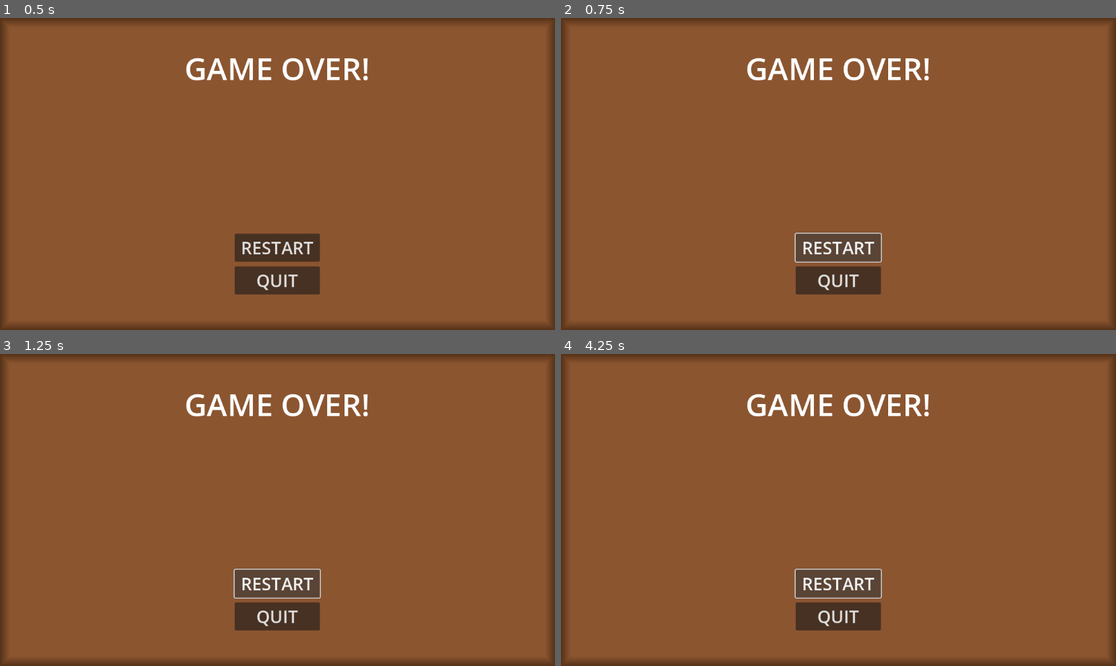
Above: before the commit, frames 1-4 (two rows, left to right).
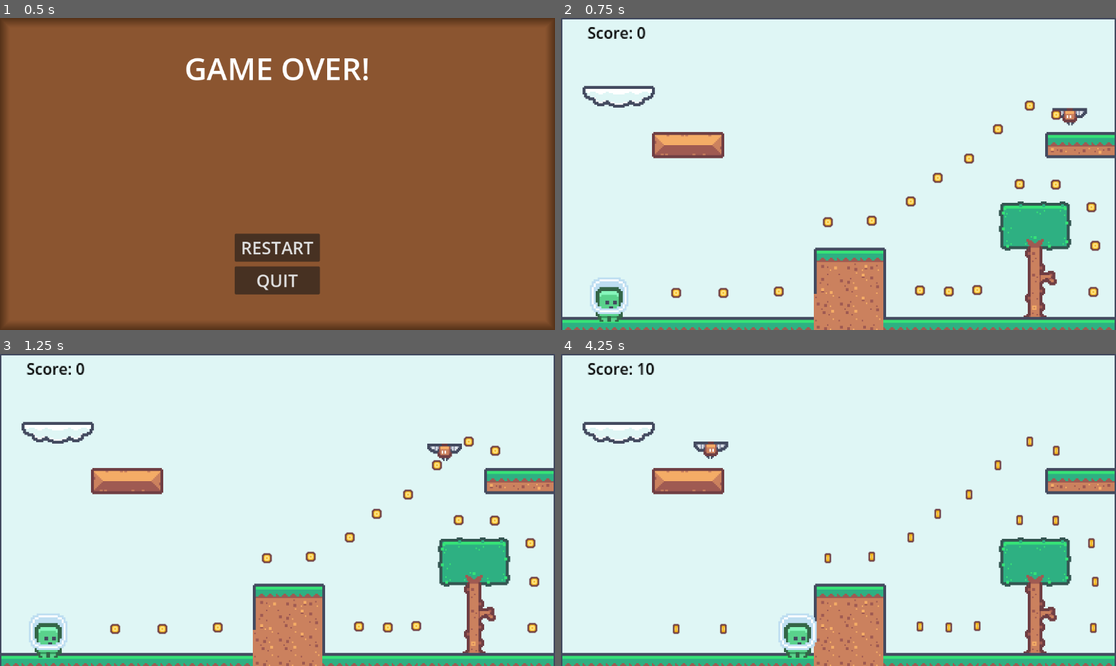
Above: after the commit, the same moments.

Repository: emre-buruk007/Godot-platformer
Game: Godot game, scene res://scenes/game_over_screen.tscn
Two runs of this game, one before a commit and one after it. Both use one fixed random seed, a clock stepped at 60 frames per second and the inputs below. This scene is started directly instead of the project's main scene. Sound files missing from this copy of the repository are replaced by a short silence.
Inputs (mouse positions are in pixels of both pictures, inside the frame that each line leads up to):
- Up to frame 1 (0.5 s): no input
- Up to frame 2 (0.75 s): click "RESTART" at 0.5 s
- Up to frame 3 (1.25 s): no input
- Up to frame 4 (4.25 s): click (838, 584) at 1.25 s, where only the run before the commit has a clickable "RESTART"; click (838, 584) at 2 s, where only the run before the commit has a clickable "RESTART"; hold Right (right) from 2.78 s (still down); tap Space (jump) at 3.02, 3.77 s

Frame 1 is identical in both runs. In frame 2, 100% of the frame differs, in the area x 0-100%, y 0-100%; in frame 3, 100%; in frame 4, 100%.
Error before the commit: Parse Error: Identifier "BackgroundMusic" not declared in the current scope. (res://scenes/scripts/game_over_screen.gd:8)

Commit message:
Fixed sound issues

Diff:
--- a/scenes/Levels/Level1.tscn
+++ b/scenes/Levels/Level1.tscn
@@ -9,7 +9,7 @@
 [ext_resource type="AudioStream" uid="uid://cnnynkdb3mtgq" path="res://assets/music/SFX/player_dying.ogg" id="6_n6hqm"]
 [ext_resource type="PackedScene" uid="uid://bqt6ibamrni6j" path="res://scenes/collectible.tscn" id="7_v2xep"]
 [ext_resource type="Script" path="res://scenes/scripts/ScoreLabel.gd" id="8_42yvb"]
-[ext_resource type="AudioStream" uid="uid://dx3smvcvue5xd" path="res://assets/music/BGM/Hypnotic-Puzzle4.mp3" id="9_j2lxa"]
+[ext_resource type="AudioStream" uid="uid://binpiau8gvblb" path="res://assets/music/BGM/Analog-Nostalgia.mp3" id="10_qquic"]
 
 [sub_resource type="TileSetAtlasSource" id="TileSetAtlasSource_f01ti"]
 texture = ExtResource("2_6cqxy")
@@ -781,5 +781,5 @@
 script = ExtResource("8_42yvb")
 
 [node name="BGMLevel1" type="AudioStreamPlayer" parent="."]
-stream = ExtResource("9_j2lxa")
+stream = ExtResource("10_qquic")
 volume_db = -10.306
--- a/scenes/scripts/game_over_screen.gd
+++ b/scenes/scripts/game_over_screen.gd
@@ -5,7 +5,7 @@
 # Called when the node enters the scene tree for the first time.
 func _ready():
 	# stop main music and play game over music
-	BackgroundMusic.stop()
+	#BackgroundMusic.stop()
 	bgm.play()
 
 
